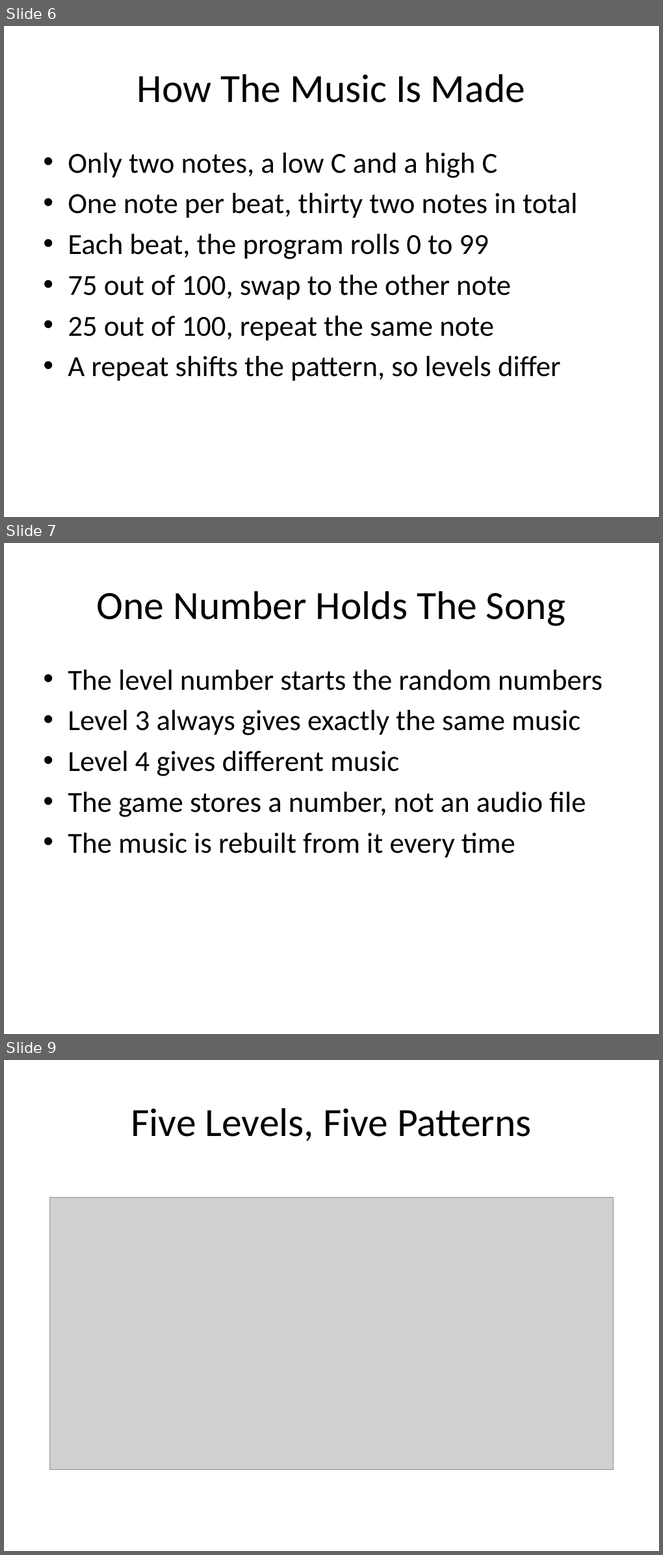
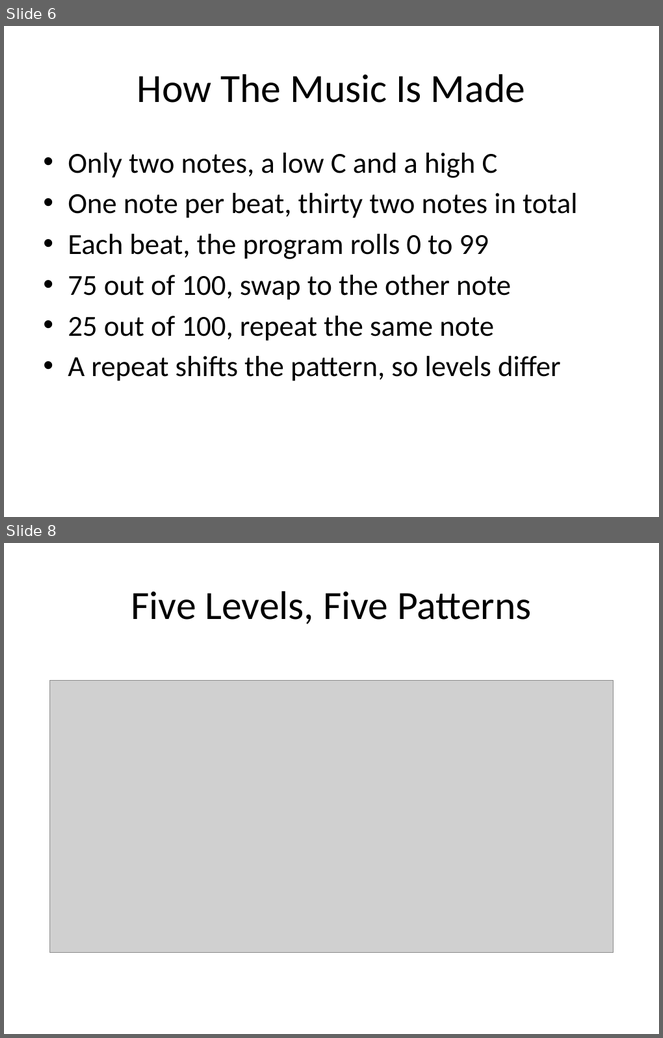
Before and after one commit to SUMMERxKx/musicGenerator, a slide deck: Presentation.pptx. Shown one above the other, each under a label of ours: slides 6, 7 and 9 before the commit, slides 6 and 8 after it; the slides between them are not shown. The pictures are 663x1555 and 663x1038 pixels, drawn with LibreOffice and Linux fonts; fonts in the diff are those of the drawing; grey boxes stand for pictures. Boxes give left, top, right and bottom in pixels: in the first picture for what was removed or moved away, otherwise in the second. Text is boxed around its words. In the diff, an @@ line names an element or a change of style, - is before the commit and + after.

```diff
--- a/Presentation.pptx
+++ b/Presentation.pptx
@@ slide 7 removed at (x1=4, y1=543, x2=659, y2=1034), background #FFFFFF @@
@@ title removed at (x1=97, y1=591, x2=566, y2=626) @@
-One Number Holds The Song
@@ text removed at (x1=68, y1=670, x2=603, y2=858) @@
-• The level number starts the random numbers
-• Level 3 always gives exactly the same music
-• Level 4 gives different music
-• The game stores a number, not an audio file
-• The music is rebuilt from it every time
@@ what was slide 9 is now slide 8 @@
```
Also in this commit, not shown: 5 slides changed, 3 other files.
